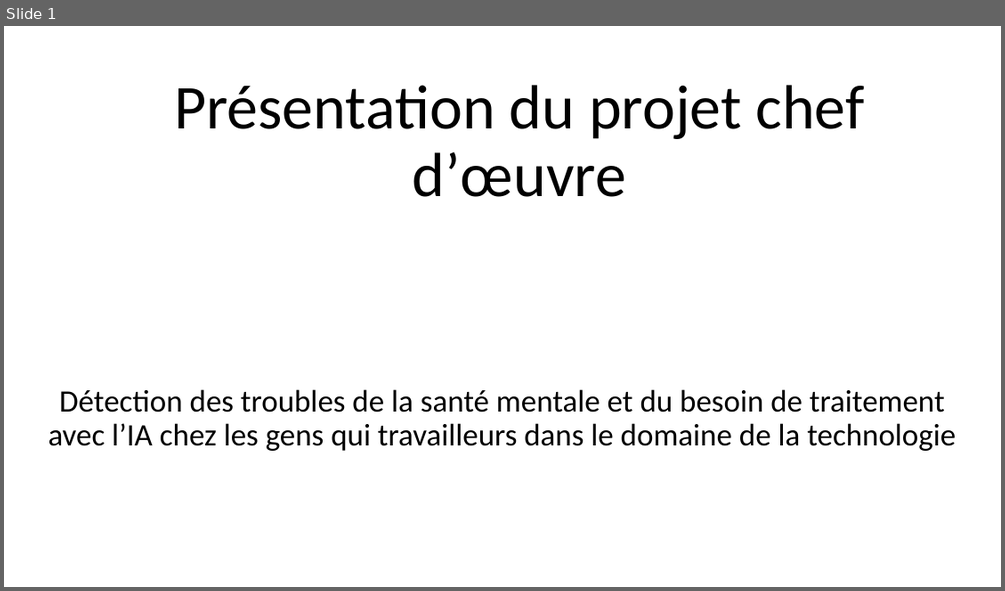
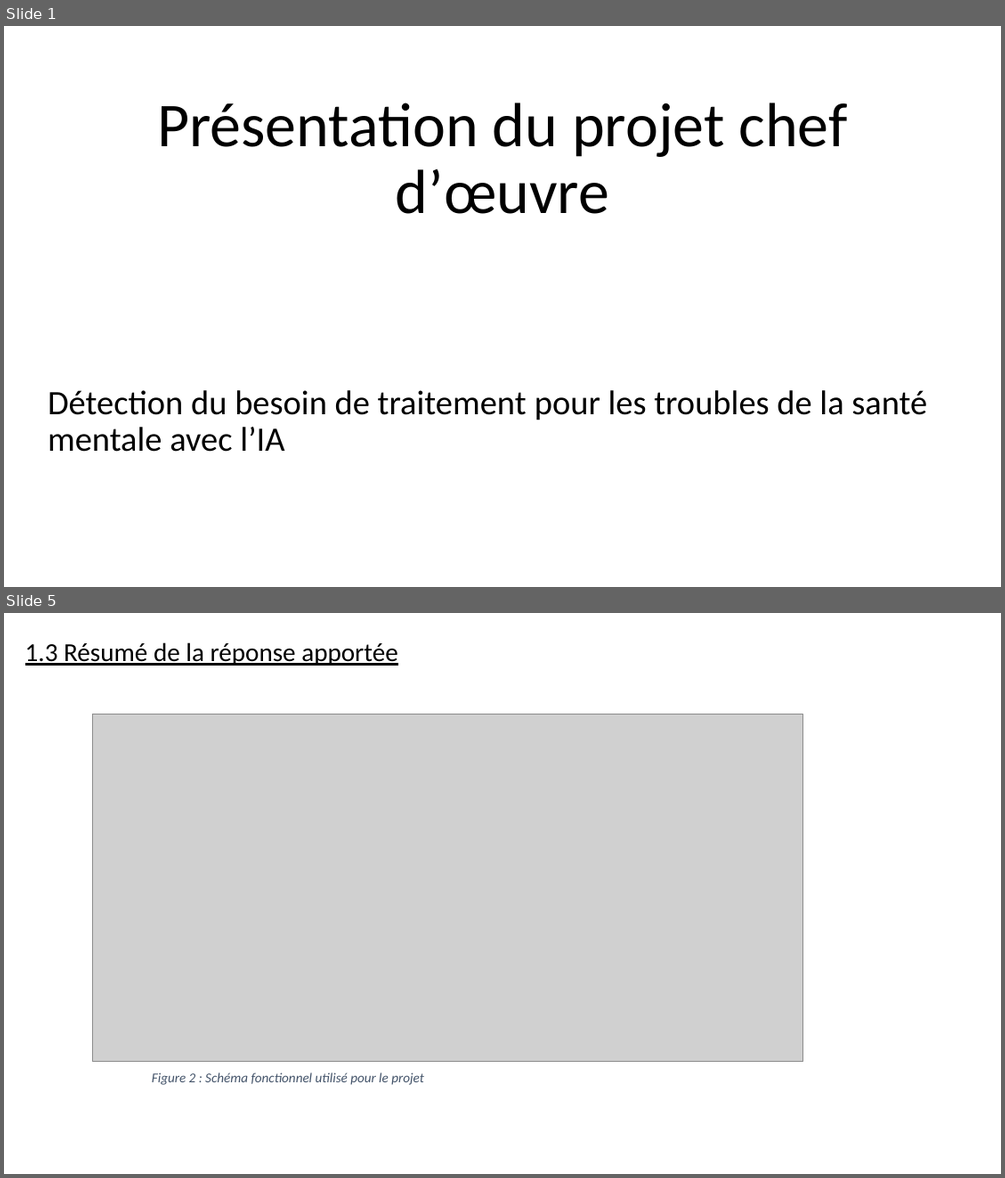
Before and after one commit to gdaume24/Projet-chef-d-oeuvre, a slide deck: E1/diapo.PPTX. Shown one above the other, each under a label of ours: slide 1 before the commit, slides 1 and 5 after it; the slides between them are not shown. The pictures are 1005x591 and 1005x1178 pixels, drawn with LibreOffice and Linux fonts; fonts in the diff are those of the drawing; grey boxes stand for pictures. Boxes give left, top, right and bottom in pixels: in the first picture for what was removed or moved away, otherwise in the second. Text is boxed around its words. In the diff, an @@ line names an element or a change of style, - is before the commit and + after.

```diff
--- a/E1/diapo.PPTX
+++ b/E1/diapo.PPTX
@@ slide 5 added at box(4, 613, 1001, 1174), background #FFFFFF @@
@@ text added at box(25, 642, 397, 666), 25 pt, text #000000, underline @@
+1.3 Résumé de la réponse apportée
@@ picture added at box(92, 714, 802, 1061) @@
@@ text added at box(152, 1072, 424, 1085), 13 pt, text #44546A, italic @@
+Figure 2 : Schéma fonctionnel utilisé pour le projet
@@ slide 1 changed as well @@
@@ title "Présentation du projet chef d’œuvre": place and size @@
-title "Présentation du projet chef d’œuvre" at box(174, 85, 865, 197)
+title "Présentation du projet chef d’œuvre" at box(157, 103, 848, 214)
@@ subtitle at box(48, 390, 927, 451): text changed; size 30 to 33 pt @@
-Détection des troubles de la santé mentale et du besoin de traitement avec l’IA chez les gens qui travailleurs dans le domaine de la technologie
+Détection du besoin de traitement pour les troubles de la santé mentale avec l’IA
```
Also in this commit, not shown: 31 other slides added, 1 slide removed, 12 other files.
